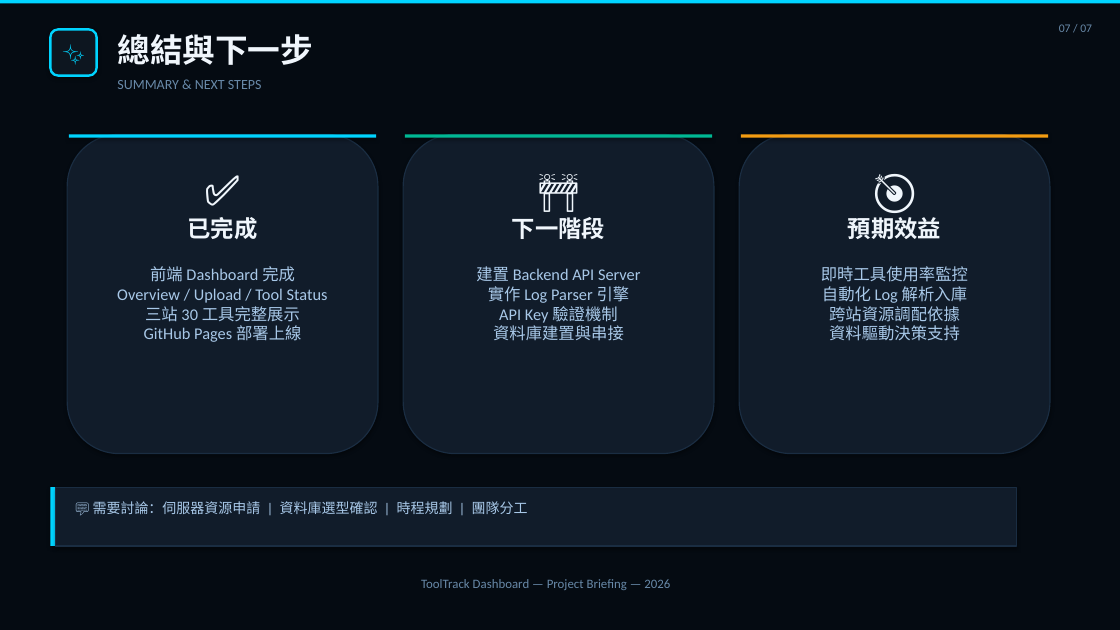
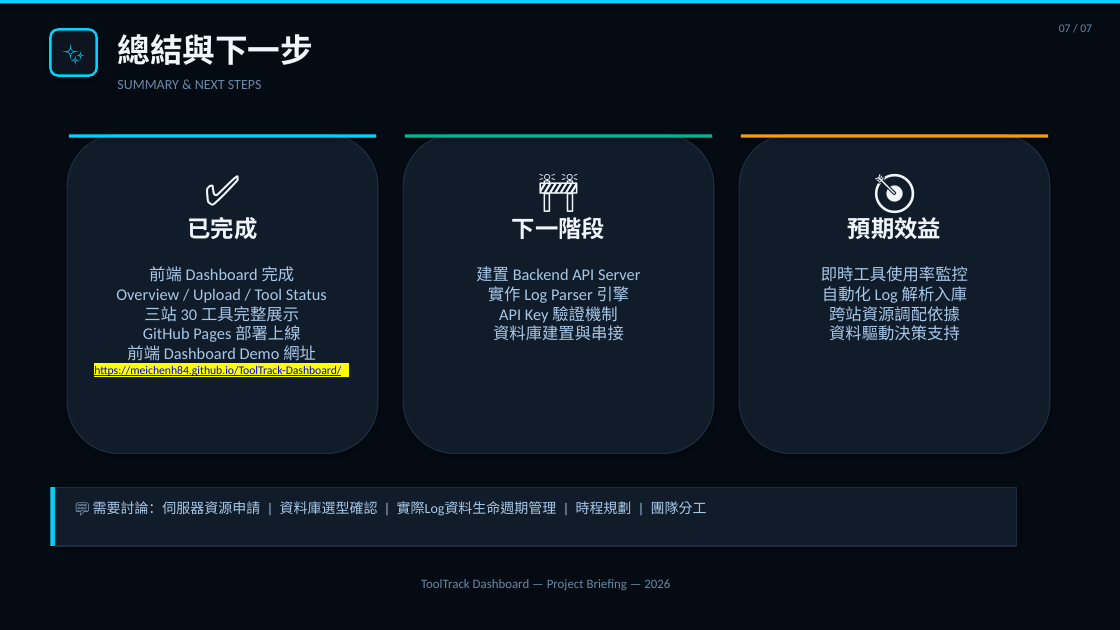
Before and after one commit to meichenh84/ToolTrack-Dashboard, a slide deck: slide 8 of presentation.pptx. Drawn at 1120x630 pixels with LibreOffice and Linux fonts; fonts in the diff are those of the drawing. Boxes give left, top, right and bottom in pixels: in the first picture for what was removed or moved away, otherwise in the second. Text is boxed around its words. In the diff, an @@ line names an element or a change of style, - is before the commit and + after.

```diff
--- a/presentation.pptx
+++ b/presentation.pptx
@@ text "前端 Dashboard 完成 Overview / ...": place and size @@
-text "前端 Dashboard 完成 Overview / ..." at [117, 266, 328, 342]
+text "前端 Dashboard 完成 Overview / ..." at [94, 266, 341, 376]
@@ text at [94, 345, 341, 376]: paragraphs added @@
+前端 Dashboard Demo 網址
+https://meichenh84.github.io/ToolTrack-Dashboard/
@@ text at [93, 501, 707, 516]: text changed @@
-💬 需要討論：伺服器資源申請 | 資料庫選型確認 | 時程規劃 | 團隊分工
+💬 需要討論：伺服器資源申請 | 資料庫選型確認 | 實際Log資料生命週期管理 | 時程規劃 | 團隊分工
```
Also in this commit, not shown: 2 other slides changed, 24 other files.
